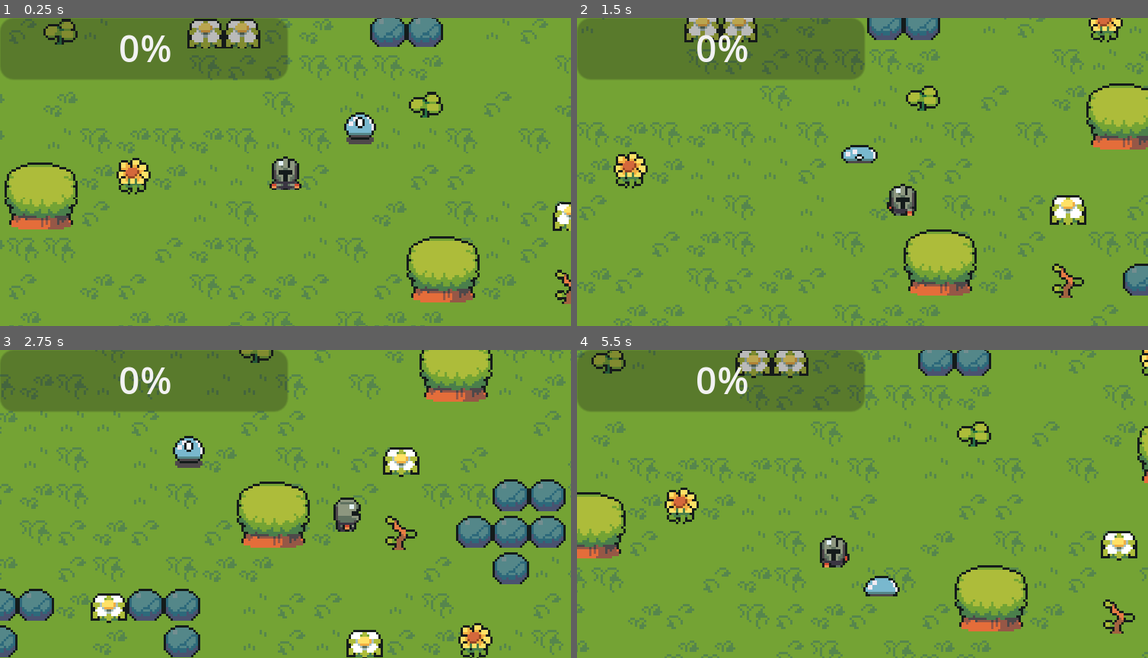
Above: before the commit, frames 1-4 (two rows, left to right).
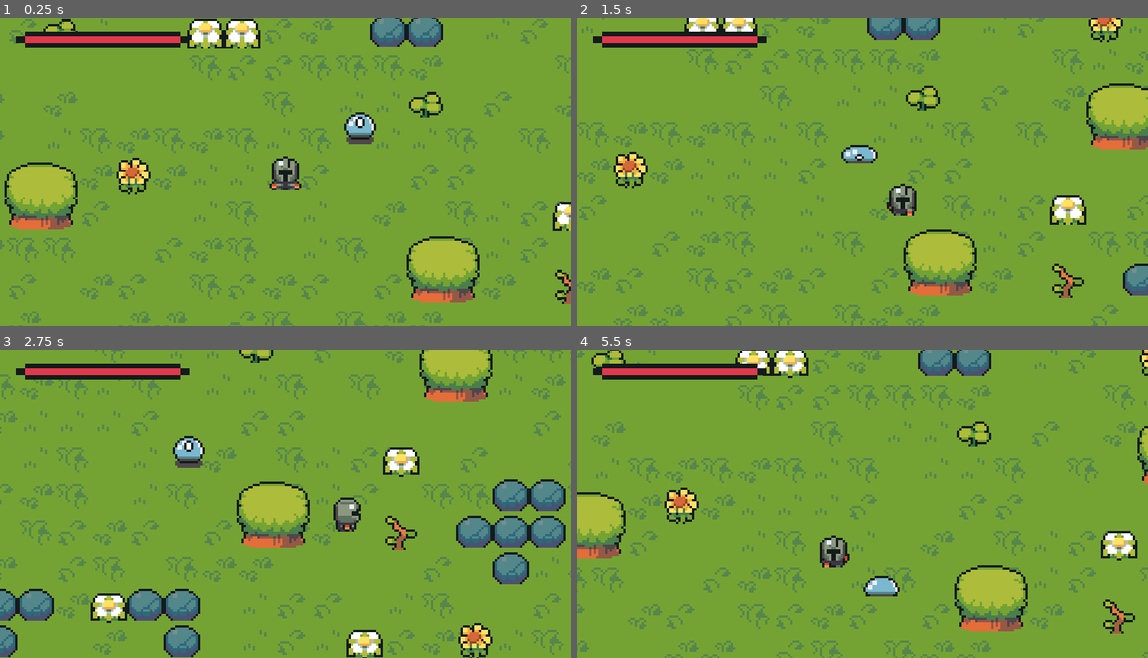
Above: after the commit, the same moments.

Repository: KawaProductions/BoyoRPG
Game: Godot game, scene res://maps/world.tscn
Two runs of this game, one before a commit and one after it. Both use one fixed random seed, a clock stepped at 60 frames per second and the inputs below.
Inputs:
- Up to frame 1 (0.25 s): no input
- Up to frame 2 (1.5 s): hold Right (ui_right) 0.53-1.28 s; hold Down (ui_down) from 1.28 s (still down)
- Up to frame 3 (2.75 s): release Down (ui_down) at 2.03 s; hold Right (ui_right) from 2.03 s (still down)
- Up to frame 4 (5.5 s): release Right (ui_right) at 2.78 s; hold Up (ui_up) 2.78-3.53 s; hold Left (ui_left) 3.53-5.03 s; hold Down (ui_down) from 5.03 s (still down)

The runs differ from the first frame. In frame 1, 9.6% of the frame differs, in the area x 0-51%, y 0-20%; in frame 2, 9.8%; in frame 3, 9.9%; in frame 4, 9.7%.

Commit message:
Health Bar UI and Damage Test Implementation
- Added crude health bar to demonstrate health stat
- Tweaked variable names not used locally to match GoDot naming convention
- Added test function for player taking damage for demonstration

Diff:
--- a/UI/HealthBar.gd
+++ b/UI/HealthBar.gd
@@ -1,11 +1,10 @@
-extends ProgressBar
+extends TextureProgressBar
 
 @export var player : Player
 
-func ready():
-	player.healthChanged.connect(update)
+func _ready():
+	player.hpChange.connect(update)
 	update()
 
-
 func update():
-	value = player.currentHP * 100 / player.maxHP
+	value = player.current_Hp * 100 / player.stats.max_Hp
--- a/enemies/slime.gd
+++ b/enemies/slime.gd
@@ -42,7 +42,7 @@
 	endPos = startPos
 	startPos = tempEnd
 
-func _physics_process(delta):
+func _physics_process(_delta):
 	updateVelocity()
 	move_and_slide()
 	updateAnimation()
@@ -55,6 +55,6 @@
 	player_chase = true
 
 
-func _on_detection_area_body_exited(body):
+func _on_detection_area_body_exited(_body):
 	player = null
 	player_chase = false
--- a/maps/FollowCam.gd
+++ b/maps/FollowCam.gd
@@ -11,5 +11,5 @@
 
 
 # Called every frame. 'delta' is the elapsed time since the previous frame.
-func _process(delta):
+func _process(_delta):
 	pass
--- a/maps/world.tscn
+++ b/maps/world.tscn
@@ -8,6 +8,8 @@
 [ext_resource type="Script" path="res://BaseStats.gd" id="5_yl3pw"]
 [ext_resource type="PackedScene" uid="uid://kamkotwvdvp2" path="res://enemies/slime.tscn" id="6_6gons"]
 [ext_resource type="Script" path="res://UI/HealthBar.gd" id="8_golah"]
+[ext_resource type="Texture2D" uid="uid://reftqkaid4c4" path="res://UI/LifeBarUnder.png" id="9_guiqa"]
+[ext_resource type="Texture2D" uid="uid://de77yky827s6m" path="res://UI/LifeBarProgress.png" id="10_wexhi"]
 
 [sub_resource type="TileSetAtlasSource" id="TileSetAtlasSource_0tnx0"]
 texture = ExtResource("1_vxlq8")
@@ -2851,10 +2853,13 @@
 
 [node name="UIOverlay" type="CanvasLayer" parent="."]
 
-[node name="HealthBar" type="ProgressBar" parent="UIOverlay" node_paths=PackedStringArray("player")]
-offset_right = 126.0
-offset_bottom = 27.0
-step = 1.0
-rounded = true
+[node name="TextureProgressBar" type="TextureProgressBar" parent="UIOverlay" node_paths=PackedStringArray("player")]
+offset_left = 7.0
+offset_top = 6.0
+offset_right = 83.0
+offset_bottom = 13.0
+nine_patch_stretch = true
+texture_under = ExtResource("9_guiqa")
+texture_progress = ExtResource("10_wexhi")
 script = ExtResource("8_golah")
 player = NodePath("../../Player")
--- a/player/player.gd
+++ b/player/player.gd
@@ -2,12 +2,14 @@
 
 class_name Player
 
-signal healthChange
+signal hpChange
 
 var input_movement = Vector2.ZERO
 
 @export var stats : Resource
+
 @onready var animations = $AnimationPlayer
+@onready var current_Hp : int = stats.max_Hp
 
 func handleInput():
 	input_movement = Input.get_vector("ui_left", "ui_right", "ui_up", "ui_down")
@@ -25,18 +27,26 @@
 	else:
 		var direction = "Down"
 		match [velocity.x, velocity.y]:
-			[var x, var y] when x < 0:
+			[var _x, var _y] when _x < 0:
 				direction = "Left"
-			[var x, var y] when x > 0:
+			[var _x, var _y] when _x > 0:
 				direction = "Right"
-			[var x, var y] when y < 0:
+			[var _x, var _y] when _y < 0:
 				direction = "Up"
 			_:
 				direction="Down"
 		animations.play("move" + direction)
 
+func handleCollision():
+	for i in get_slide_collision_count():
+		var collision = get_slide_collision(i)
+		var collider = collision.get_collider()
+		if(collider.name == "slime" && current_Hp > 0):
+			current_Hp -= 1
+			hpChange.emit()
 
-func _physics_process(delta):
+func _physics_process(_delta):
 	handleInput()
 	move_and_slide()
+	handleCollision()
 	updateAnimation()
Binary file added: UI/LifeBarMiniProgress.png
Not shown, added: UI/LifeBarMiniProgress.png.import
Binary file added: UI/LifeBarMiniUnder.png
Not shown, added: UI/LifeBarMiniUnder.png.import
Binary file added: UI/LifeBarProgress.png
Not shown, added: UI/LifeBarProgress.png.import
Binary file added: UI/LifeBarUnder.png
Not shown, added: UI/LifeBarUnder.png.import
Not shown: 1 places in maps/world.tscn that only renumber resources
